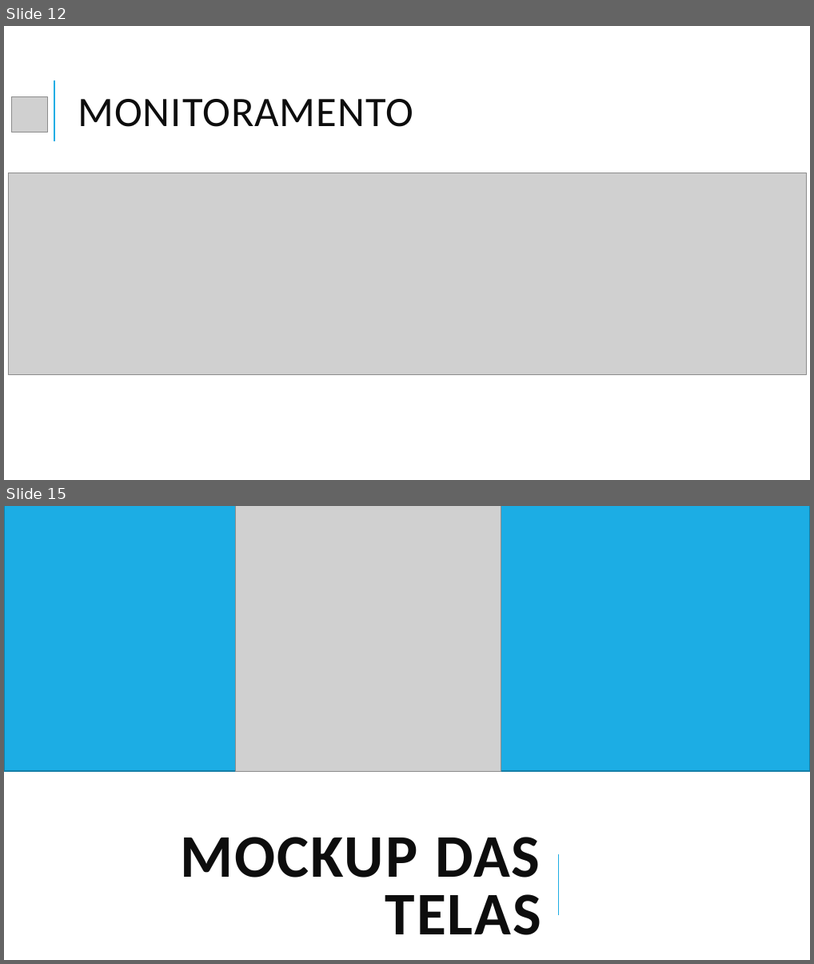
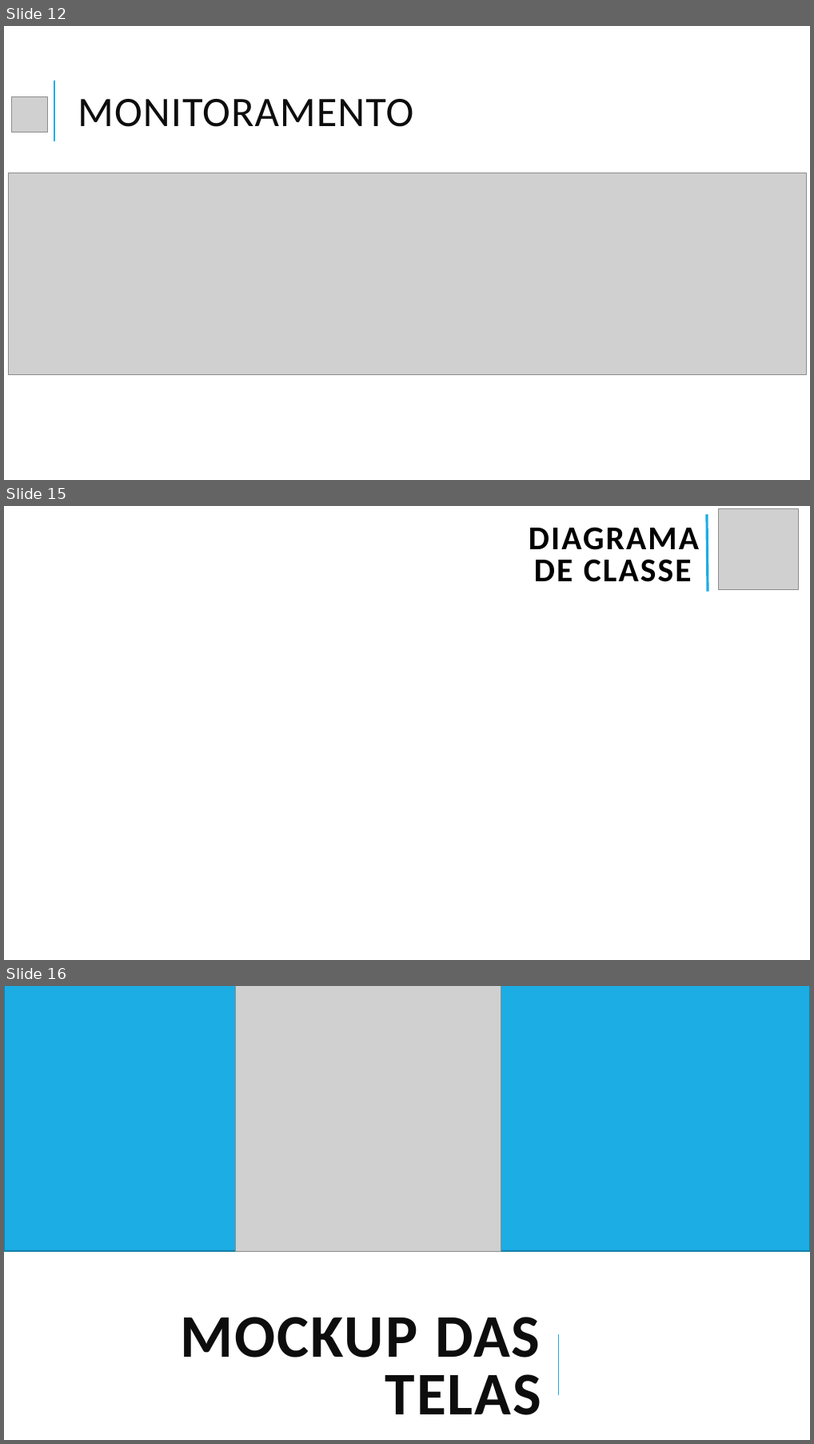
Before and after one commit to BandTec/Totem-Monitoring, a slide deck: documentacao/powerPoint/totem_MonitoringSprint3.pptx. Shown one above the other, each under a label of ours: slides 12 and 15 before the commit, slides 12, 15 and 16 after it; the slides between them are not shown. The pictures are 814x964 and 814x1444 pixels, drawn with LibreOffice and Linux fonts; fonts in the diff are those of the drawing; grey boxes stand for pictures; background and template pictures are left out. Boxes give left, top, right and bottom in pixels: in the first picture for what was removed or moved away, otherwise in the second. Text is boxed around its words. In the diff, an @@ line names an element or a change of style, - is before the commit and + after.

```diff
--- a/documentacao/powerPoint/totem_MonitoringSprint3.pptx
+++ b/documentacao/powerPoint/totem_MonitoringSprint3.pptx
@@ slide 15 added at bbox=[4, 506, 810, 960], background picture (left out) @@
@@ title added at bbox=[529, 527, 699, 582], 39.6 pt, text #000000, bold @@
+DIAGRAMA DE CLASSE
@@ line added from (708, 592) to (707, 515), #1CADE4 3 pt @@
@@ picture added at bbox=[719, 509, 799, 589] @@
@@ rectangle added at bbox=[15, 549, 62, 628], fill #FFFFFF @@
@@ what was slide 15 is now slide 16 @@
```
Also in this commit, not shown: 5 slides changed, 1 other slide added, 1 slide removed, 1 other file.
